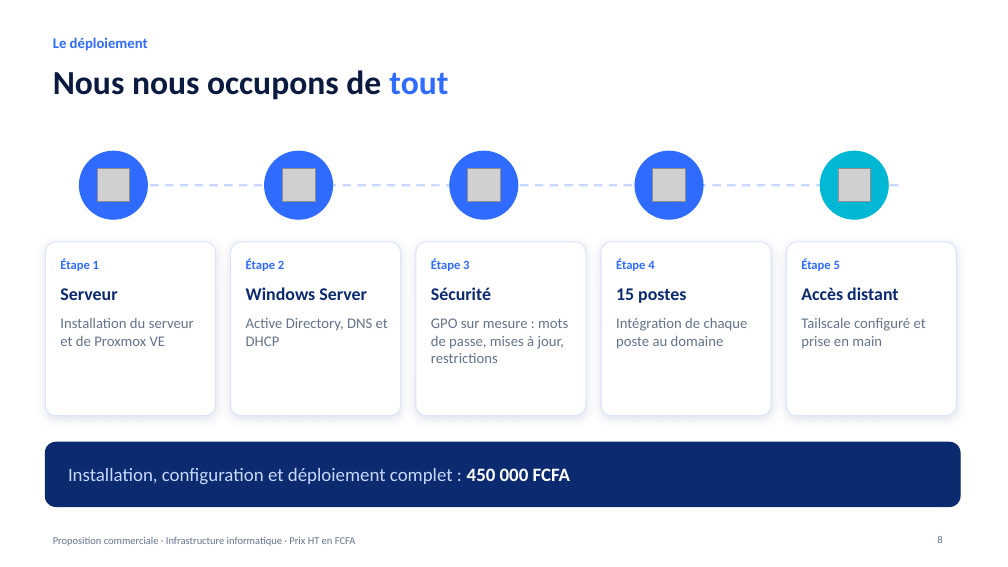
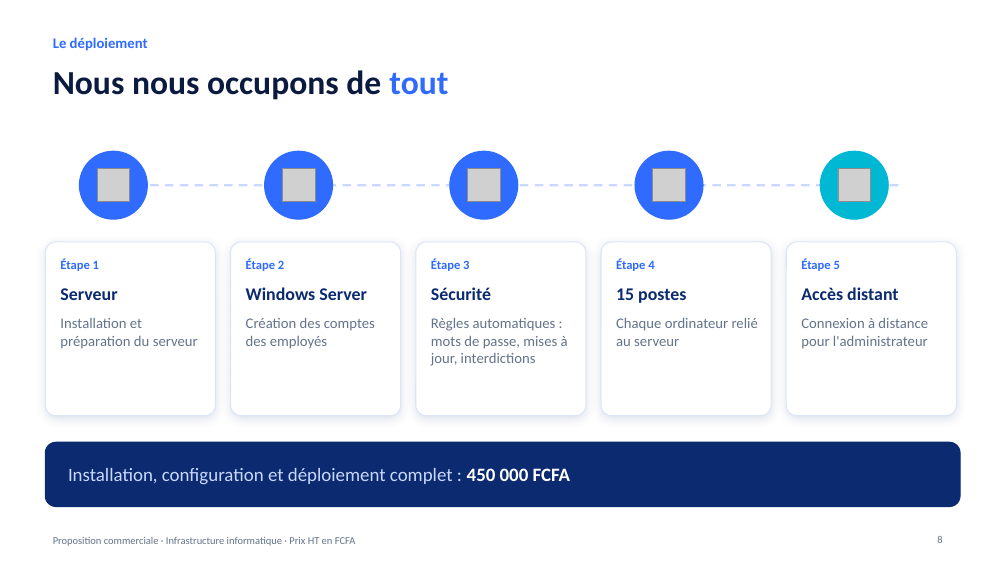
Before and after one commit to meledjearmel/others-documents, a slide deck: slide 8 of proposition-serveur/Proposition_Serveur_Proxmox_WindowsServer.pptx. Drawn at 1008x567 pixels with LibreOffice and Linux fonts; fonts in the diff are those of the drawing; grey boxes stand for pictures; background and template pictures are left out. Boxes give left, top, right and bottom in pixels: in the first picture for what was removed or moved away, otherwise in the second. Text is boxed around its words. In the diff, an @@ line names an element or a change of style, - is before the commit and + after.

```diff
--- a/proposition-serveur/Proposition_Serveur_Proxmox_WindowsServer.pptx
+++ b/proposition-serveur/Proposition_Serveur_Proxmox_WindowsServer.pptx
@@ text at [60,318,198,349]: text changed @@
-Installation du serveur et de Proxmox VE
+Installation et préparation du serveur
@@ text at [246,318,375,349]: text changed @@
-Active Directory, DNS et DHCP
+Création des comptes des employés
@@ text at [431,318,568,366]: text changed @@
-GPO sur mesure : mots de passe, mises à jour, restrictions
+Règles automatiques : mots de passe, mises à jour, interdictions
@@ text at [616,318,758,346]: text changed @@
-Intégration de chaque poste au domaine
+Chaque ordinateur relié au serveur
@@ text at [801,318,928,349]: text changed @@
-Tailscale configuré et prise en main
+Connexion à distance pour l'administrateur
```
Also in this commit, not shown: 12 other slides changed, 1 slide added, 1 other file.
